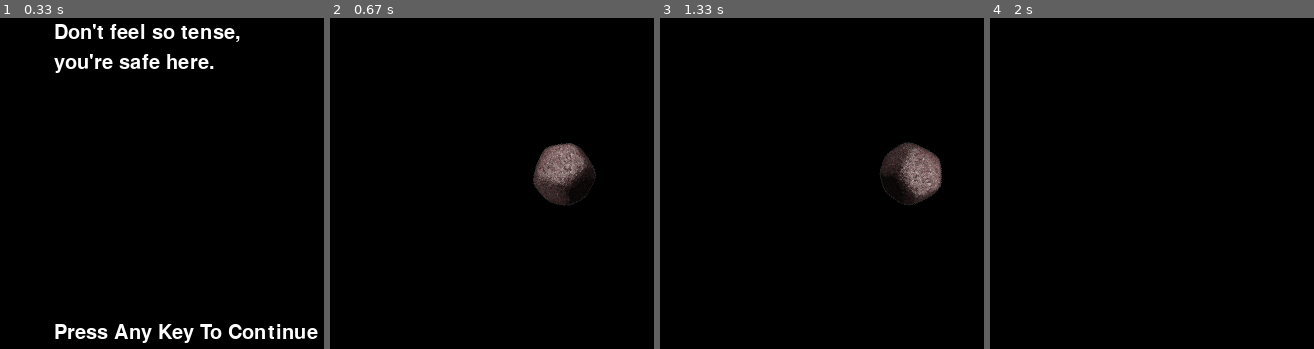
Above: before the commit, frames 1-4 (left to right).
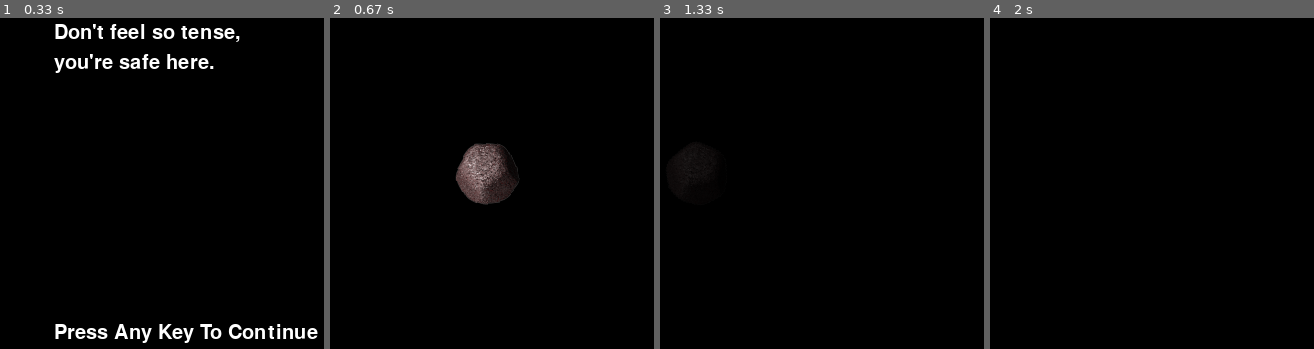
Above: after the commit, the same moments.

Repository: alanxoc3/pygame-asteroids
Game: pygame game, started from src/game.py
Same seed, same stepped clock (60 frames per second), same inputs: the game is played once before the commit and once after it. The source is Python 2; it was converted automatically to run under Python 3.
Inputs (mouse positions are in pixels of both pictures, inside the frame that each line leads up to):
- Up to frame 1 (0.33 s): no input
- Up to frame 2 (0.67 s): hold Right from 0.33 s (still down)
- Up to frame 3 (1.33 s): release Right at 0.8 s; press the mouse at (779, 173) at 0.87 s; move the mouse to (915, 203) at 0.97 s; release the mouse at (outside the picture) at 1.1 s
- Up to frame 4 (2 s): no input

Frame 1 is identical in both runs. In frame 2, 4.9% of the frame differs, in the area x 38-83%, y 37-57%; in frame 3, 2.4%; in frame 4, nothing differs.

Commit message:
Asteroid class is done, with a nice constructor and all.

Diff:
--- a/src/assets.py
+++ b/src/assets.py
@@ -1,5 +1,8 @@
 import pygame as pg
 import random
+import asteroid
+import tools
+from datetime import datetime
 
 CAPTION = "4-Direction Movement with Animation"
 SCREEN_SIZE = (500, 500)
@@ -18,6 +21,10 @@
 BLACK     = (  0,   0,   0)
 BGCOLOR   = BLACK
 
+SIZE = (72, 72)
+SHEET_DIM = (5, 4)
+
+
 
 
 
@@ -31,19 +38,21 @@
   global QUOTE2
   global RELAX
   global DISPLAYSURF
+  global SCREEN_RECT
 
   global score
   score = 0
 
   DISPLAYSURF = pg.display.set_mode(SCREEN_SIZE)
+  SCREEN_RECT = pg.Rect( (0,0), SCREEN_SIZE )
 
-  random.seed()
+  random.seed(datetime.now())
 
   RELAX = ["assets/relax1.wav", "assets/relax3.wav", "assets/relax2.wav"]
   QUOTES1 = ["You've must've had a long day at work.", "Don't feel so tense,", "You need to treat yourself more."]
   QUOTES2 = ["You need to relax", "you're safe here.", "Play our game."]
+
   num = random.randint(0, 2)
-
 
   FONT = pg.font.Font(None, 30)
   LABEL = FONT.render("Press Any Key To Continue", 1, (255,255,255))
@@ -51,3 +60,6 @@
   QUOTE2 = FONT.render(QUOTES2[num], 1, (255,255,255))
   RELAX = pg.mixer.Sound(RELAX[num])
   ASTEROID_SHEET = pg.image.load("assets/asteroids.png")
+
+  global FRAMES
+  FRAMES = tools.split_sheet(ASTEROID_SHEET, SIZE, SHEET_DIM)
--- a/src/asteroid.py
+++ b/src/asteroid.py
@@ -1,49 +1,39 @@
 import pygame as pg
 import tools
+import math
 import assets
-import itertools
+from random import randint
 
 class Asteroid(object):
   """
   The Asteroid class
   """
-  SIZE = (72, 72)
-  SHEET_DIM = (5, 4)
+  def __init__(self, startingPosition, speed, direction, rotationAngleSpeed):
+    self.hs = math.cos(direction) * speed
+    self.vs = math.sin(direction) * speed
 
-  def __init__(self, pos, speed):
-    self.speed = speed
-    self.redraw = True # Forces redraw if needed.
-    self.animate_timer = 0.0
-    self.animate_fps = 7
-    self.make_frames()
-    self.image = self.frames[0][0]
-    self.rect = self.image.get_rect(center=pos)
+    self.genImage()
+    self.rect = self.image.get_rect(center=startingPosition)
     self.explode = False
-    self.angle = 0
-    self.deadTimer = 40
+    self.rotAngle = 0
+    self.rotSpeed = rotationAngleSpeed
+    self.vapor = 255
     self.dead = False
 
-  def make_frames(self):
-    self.frames = tools.split_sheet(assets.ASTEROID_SHEET, Asteroid.SIZE, Asteroid.SHEET_DIM)
-
-  def make_image(self, now):
-    """
-    Update the sprite's animation as needed.
-    """
-    elapsed = now-self.animate_timer > 1000.0/self.animate_fps
-    if self.redraw or elapsed:
-      self.animate_timer = now
-    self.redraw = False
+  def genImage(self):
+    row = randint(0,3)
+    col = randint(0,4)
+    self.image = assets.FRAMES[row][col]
 
   def updateAngle(self):
     if not self.explode:
-      self.angle += 2
+      self.rotAngle += self.rotSpeed
     else:
-      self.angle += 45
+      self.rotAngle += self.rotSpeed * 2
 
   def disappear(self):
-    if self.deadTimer > 0:
-      self.deadTimer -= 1
+    if self.vapor > 0:
+      self.vapor -= 8
     else:
       self.dead = True
 
@@ -56,20 +46,29 @@
       if self.rect.collidepoint(point):
         self.explode = True
 
+  def boundsChecking(self):
+    # The asteroid should always be within the bounds of the screen.
+    if not self.rect.colliderect(assets.SCREEN_RECT):
+      self.dead = True
+
   def update(self, now, screen_rect):
     """
     Updates our player appropriately every frame.
     """
+    print self.dead
     if self.dead:
       return
 
     self.updateAngle()
 
     if not self.explode:
+      self.boundsChecking()
       self.mouseCollision()
-      self.rect.x += 1
     else:
       self.disappear()
+
+    self.rect.x += self.hs
+    self.rect.y += self.vs
 
   def draw(self, surface):
     """
@@ -78,7 +77,7 @@
     if self.dead:
       return
 
-    drawnImage, drawnRect = tools.rot_center(self.image, self.rect, self.angle)
+    drawnImage, drawnRect = tools.rot_center(self.image, self.rect, self.rotAngle)
     # surface.blit(drawnImage, drawnRect)
 
-    tools.blit_alpha(surface, drawnImage, drawnRect.topleft, 255)
+    tools.blit_alpha(surface, drawnImage, drawnRect.topleft, self.vapor)
--- a/src/game.py
+++ b/src/game.py
@@ -1,4 +1,4 @@
-#! /usr/bin/env python
+#! /usr/bin/env python2
 
 """
 A Relaxing Asteroids game.
@@ -7,6 +7,7 @@
 
 import os
 import sys
+import math
 import itertools
 import asteroid as asts
 
@@ -29,7 +30,8 @@
     self.clock  = pg.time.Clock()
     self.fps = 60
     self.done = False
-    self.asteroid = asts.Asteroid(self.screen_rect.center, 3)
+    # Starting Point, Speed, Trajectory Angle, Rotation Speed
+    self.asteroid = asts.Asteroid(self.screen_rect.center, 3, math.pi, 5)
 
   def event_loop(self):
     """
Binary file changed: src/assets/asteroids.png
